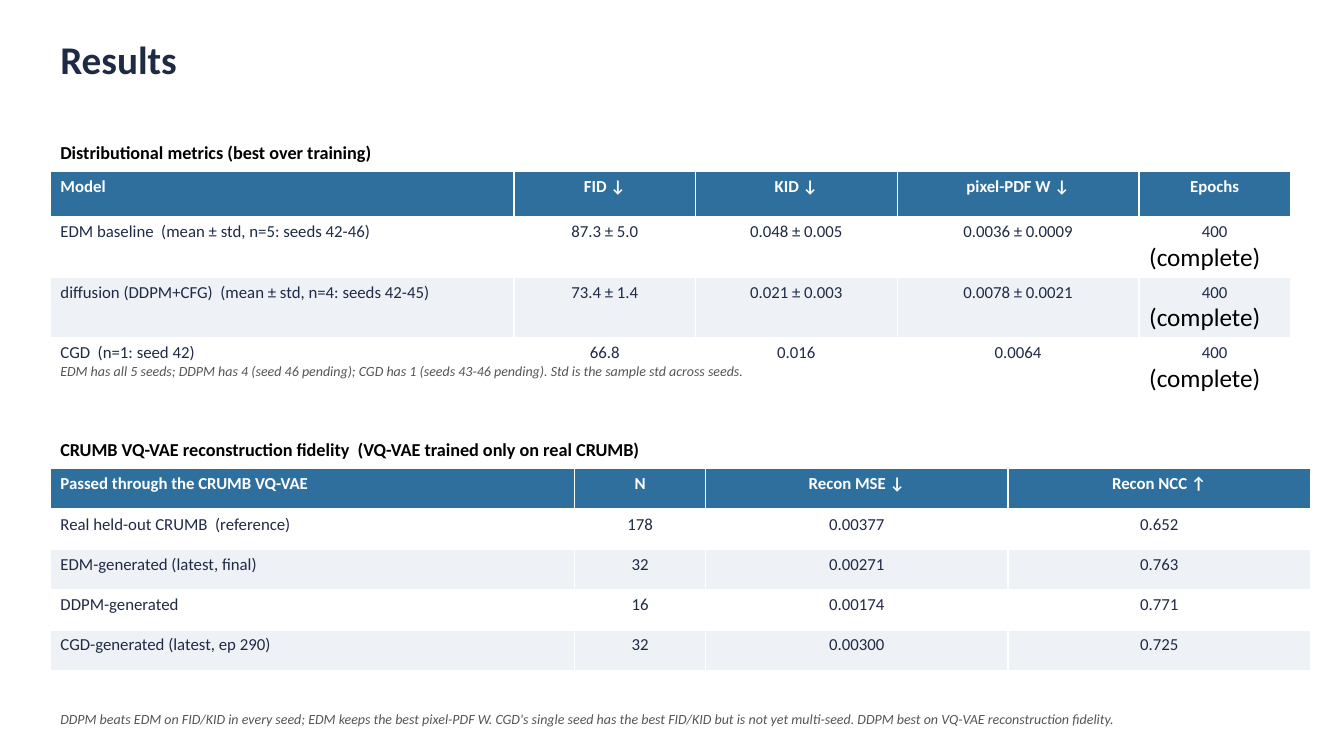
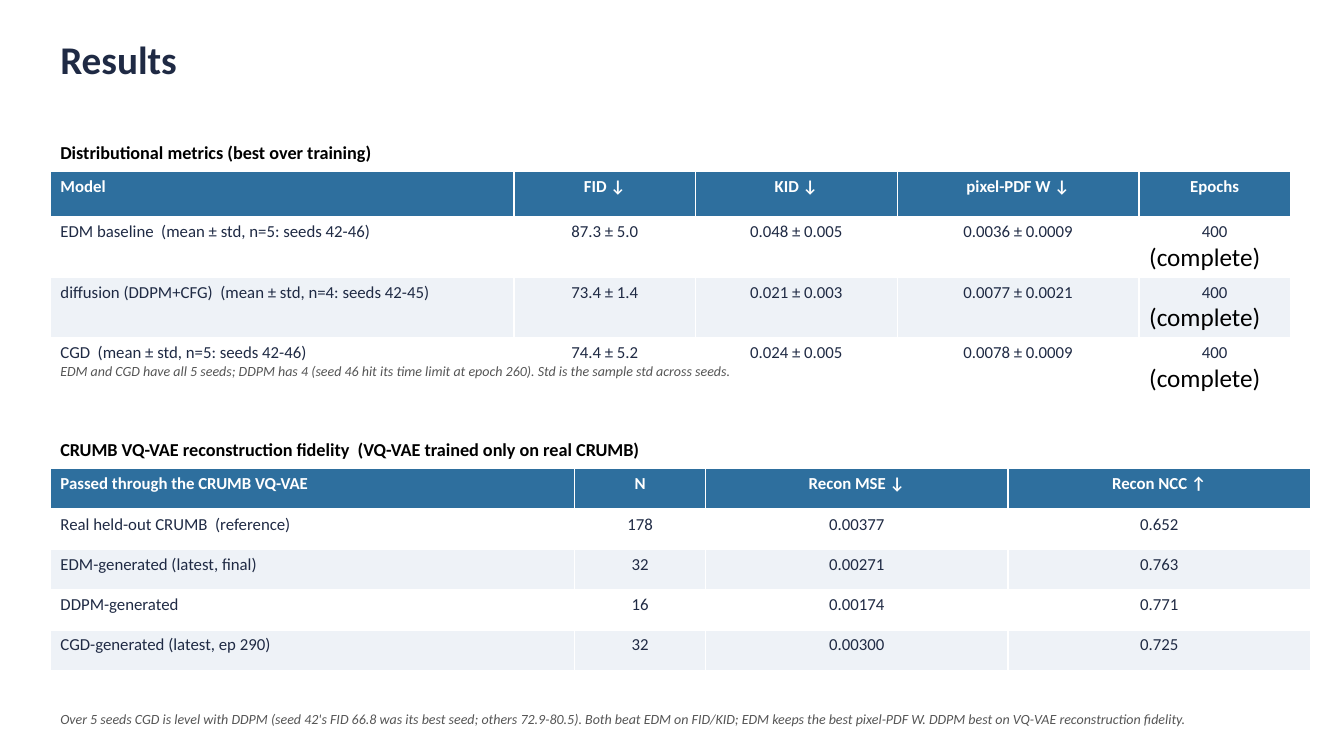
Before and after one commit to bevanslabbert/pid-radast, a slide deck: slide 3 of classifier-guided-physics-informed-diffusion/EDM_baseline_comparison.pptx. Drawn at 1344x756 pixels with LibreOffice and Linux fonts; fonts in the diff are those of the drawing. Boxes give left, top, right and bottom in pixels: in the first picture for what was removed or moved away, otherwise in the second. Text is boxed around its words. In the diff, an @@ line names an element or a change of style, - is before the commit and + after.

```diff
--- a/classifier-guided-physics-informed-diffusion/EDM_baseline_comparison.pptx
+++ b/classifier-guided-physics-informed-diffusion/EDM_baseline_comparison.pptx
@@ table at [50, 171, 1291, 395] @@
-row 3, column 4: 0.0078 ± 0.0021
+row 3, column 4: 0.0077 ± 0.0021
-row 4: CGD (n=1: seed 42) | 66.8 | 0.016 | 0.0064 | 400 / (complete)
+row 4: CGD (mean ± std, n=5: seeds 42-46) | 74.4 ± 5.2 | 0.024 ± 0.005 | 0.0078 ± 0.0009 | 400 / (complete)
@@ text at [60, 366, 730, 379]: text changed @@
-EDM has all 5 seeds; DDPM has 4 (seed 46 pending); CGD has 1 (seeds 43-46 pending). Std is the sample std across seeds.
+EDM and CGD have all 5 seeds; DDPM has 4 (seed 46 hit its time limit at epoch 260). Std is the sample std across seeds.
@@ text at [60, 714, 1185, 727]: text changed @@
-DDPM beats EDM on FID/KID in every seed; EDM keeps the best pixel-PDF W. CGD's single seed has the best FID/KID but is not yet multi-seed. DDPM best on VQ-VAE reconstruction fidelity.
+Over 5 seeds CGD is level with DDPM (seed 42's FID 66.8 was its best seed; others 72.9-80.5). Both beat EDM on FID/KID; EDM keeps the best pixel-PDF W. DDPM best on VQ-VAE reconstruction fidelity.
```
Also in this commit, not shown: 5 other files.
